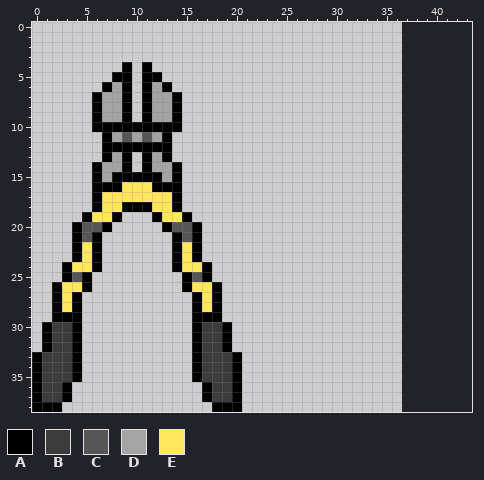
Two states of a pixel-art sprite, Planning/Graphics/GameObjects/BoltCutters.png. The first picture shows the starting point.
The file is 50x50 pixels. The old version is drawn lined up with the new one, on the new canvas.
Palette (. is transparent): A #000000  B #3c3c3c  C #565656  D #a4a4a4  E #ffe75d
Pixels before, first column x 0:
 4 .........A.A.........
 5 ........AA.AA........
 6 .......ADA.ADA.......
 7 ......ADDA.ADDA......
 8 ......ADDA.ADDA......
 9 ......ADDA.ADDA......
10 ......AAAAAAAAA......
11 .......ADCDCDA.......
12 .......AAAAAAA.......
13 .......ADA.ADA.......
14 ......ADDA.ADDA......
15 ......ADAAAAADA......
16 ......AAAEEEAAA......
17 ......AEEEEEEEA......
18 ......AEEAAAEEA......
19 .....AEEA...AEEA.....
20 ....ACCA.....ACCA....
21 ....ACA.......ACA....
22 ....AEA.......AEA....
23 ....AEA.......AEA....
24 ...AEEA.......AEEA...
25 ...ACA.........ACA...
26 ..AEEA.........AEEA..
27 ..AEA...........AEA..
28 ..AEA...........AEA..
29 ..AAA...........AAA..
30 .ABBA...........ABBA.
31 .ABBA...........ABBA.
32 .ABBA...........ABBA.
33 ABBBA...........ABBBA
34 ABBBA...........ABBBA
35 ABBBA...........ABBBA
36 ABBA.............ABBA
37 ABBA.............ABBA
38 AAA...............AAA
After the commit:
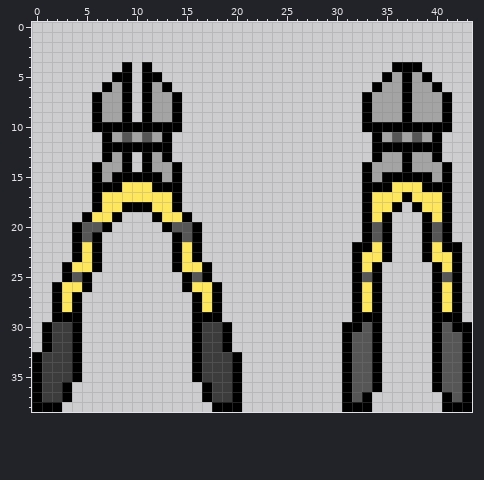
Commit: Closed state for bolt cutters
The exact change:
canvas 50x50 -> 44x39, the old top-left corner now at -13,0 (the part of the old canvas that was cut away was empty and is not shown)
Changed rows in their new state; - is an unchanged pixel.
first column x 31:
 4 -----AAA-----
 5 ----ADADA----
 6 ---ADDADDA---
 7 --ADDDADDDA--
 8 --ADDDADDDA--
 9 --ADDDADDDA--
10 --AAAAAAAAA--
11 ---ADCDCDA---
12 ---AAAAAAA---
13 ---ADDADDA---
14 --ADDDADDDA--
15 --ADAAAAADA--
16 --AAAEEEAAA--
17 --AEEEAEEEA--
18 --AEEA-AEEA--
19 --AEA---AEA--
20 --ACA---ACA--
21 --ACA---ACA--
22 -AAEA---AEAA-
23 -AEEA---AEEA-
24 -AEA-----AEA-
25 -ACA-----ACA-
26 -AEA-----AEA-
27 -AEA-----AEA-
28 -AEA-----AEA-
29 -AAA-----AAA-
30 AACA-----ACAA
31 ACCA-----ACCA
32 ACCA-----ACCA
33 ACCA-----ACCA
34 ACCA-----ACCA
35 ACCA-----ACCA
36 ACCA-----ACCA
37 ACA-------ACA
38 AAA-------AAA
Boxes around the changes in both pictures, in picture pixels (x1, y1, x2, y2):
added: (342, 62, 472, 412)
